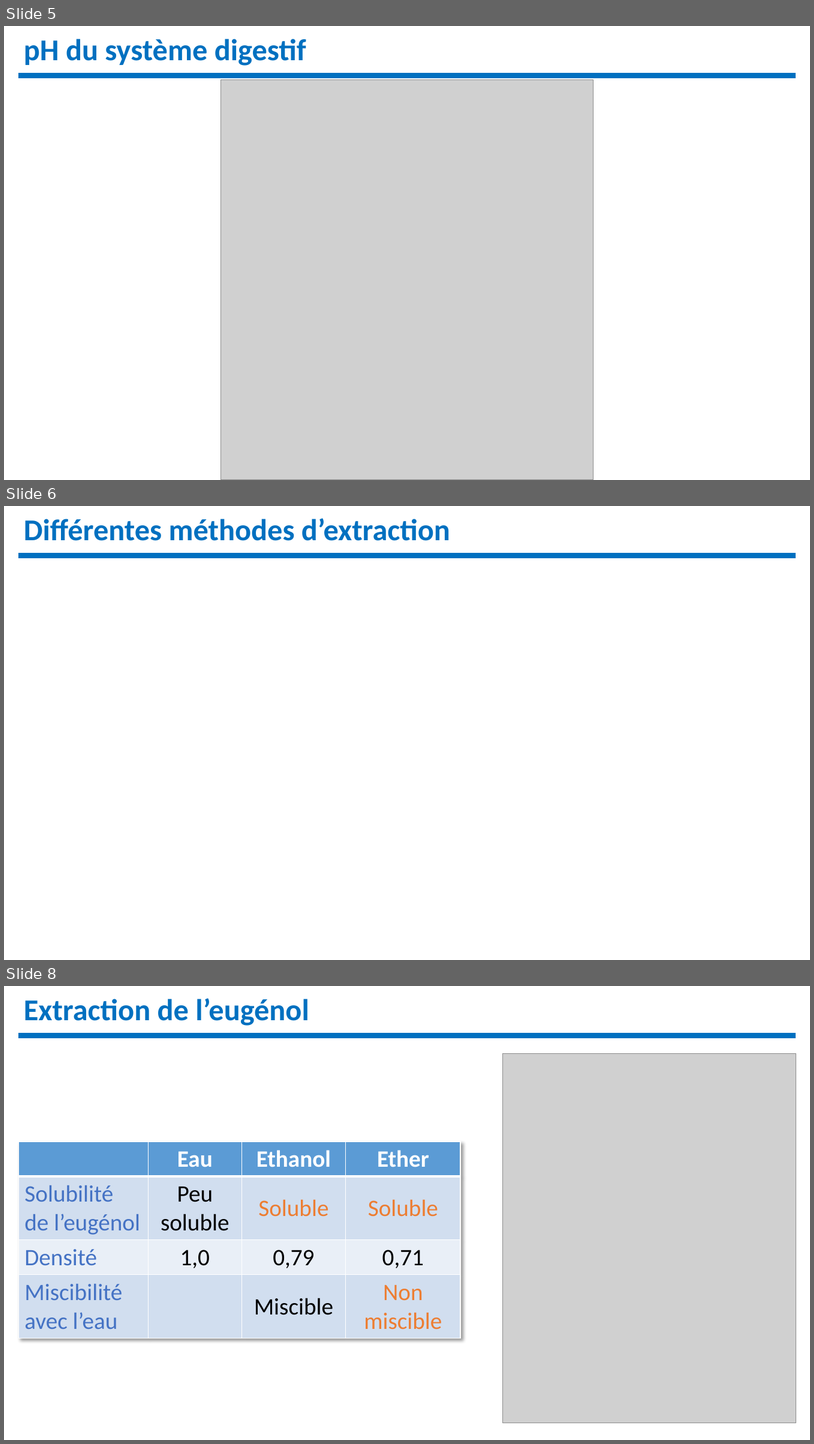
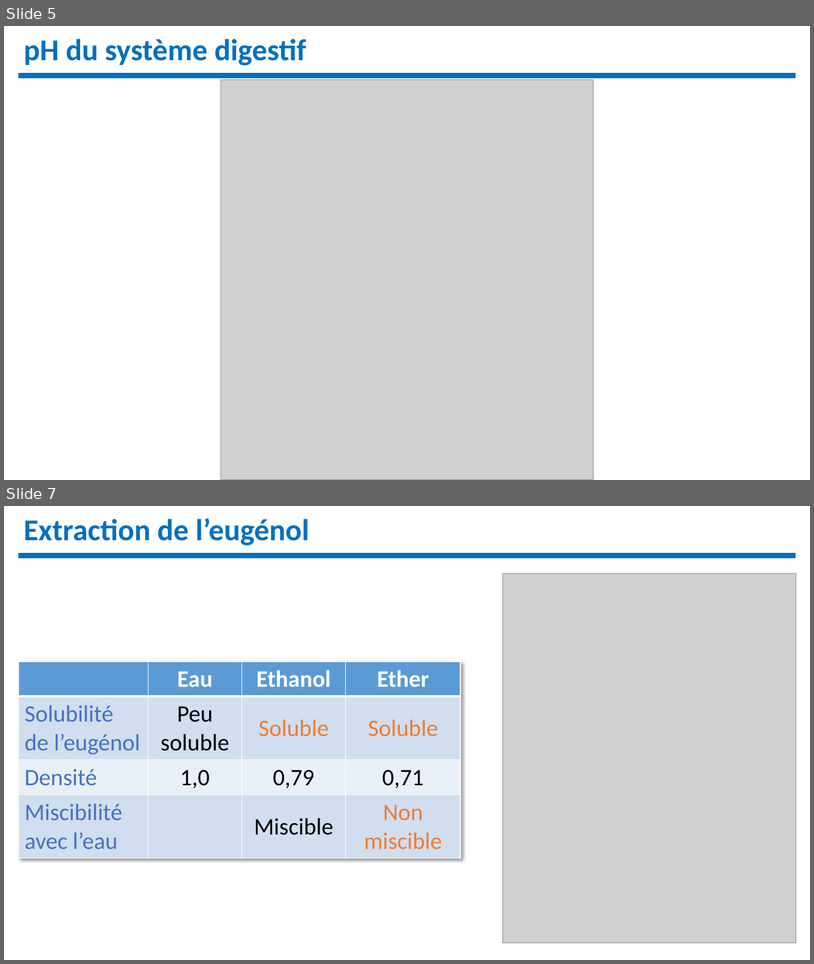
Before and after one commit to remimetzdorff/agregation, a slide deck: Leçons/diapo/LC11.pptx. Shown one above the other, each under a label of ours: slides 5, 6 and 8 before the commit, slides 5 and 7 after it; the slides between them are not shown. The pictures are 814x1444 and 814x964 pixels, drawn with LibreOffice and Linux fonts; fonts in the diff are those of the drawing; grey boxes stand for pictures. Boxes give left, top, right and bottom in pixels: in the first picture for what was removed or moved away, otherwise in the second. Text is boxed around its words. In the diff, an @@ line names an element or a change of style, - is before the commit and + after.

```diff
--- a/Leçons/diapo/LC11.pptx
+++ b/Leçons/diapo/LC11.pptx
@@ slide 6 removed at (x1=4, y1=506, x2=810, y2=960), background #FFFFFF @@
@@ text removed at (x1=24, y1=518, x2=450, y2=541) @@
-Différentes méthodes d’extraction
@@ line removed from (18, 556) to (797, 556) @@
@@ what was slide 8 is now slide 7 @@
```
Also in this commit, not shown: 1 slide changed, 18 other files.
